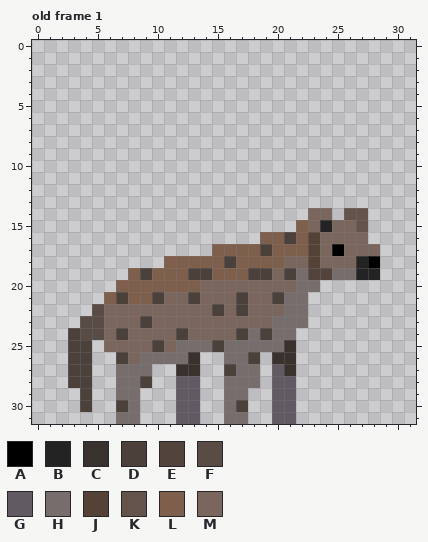
Edited in one commit: pixel-art file (Aseprite files/Hyena.aseprite). That is the earlier state.
32x32 pixels, 1 frame. Colours within 5 levels of each other are drawn and written as one. Shown: old frame 1. The commit also changed other frames, which this record leaves out.
Palette (. is transparent): A #000000  B #232323  C #38312d  D #4c403b  E #52443c  F #594c45  G #625a63  H #766d6c  J #544236  K #63534a  L #7e5f4c  M #7a665c
Pixels before, old frame 1, first column x 3:
14 ....................MM.KK.
15 ...................LMBMMK.
16 ................LLDLJMMMM.
17 ............LLLLDLLLJMAMMM
18 ........LLLLLDLLLLMMJMMMBA
19 .....LDLLLDDLLLDDMDHEEHHBB
20 ....LLLLLLLMMMMMMMMHH.....
21 ...LDLLDMMDMMMDMMDHH......
22 ..FMMMMMMMMMDMDMMMHH......
23 .FFMMMDMMMMMMMMMMHHH......
24 DFFMDMMMMDMMMMDHDHH.......
25 DD.MMMMDMHHHDHHHHHC.......
26 DD..DMHHHHC..HHD.CC.......
27 DD..HHH..CC..DHH.GC.......
28 DD..HHD..GG..HHH.GG.......
29 .D..HH...GG..HH..GG.......
30 .D..DH...GG..HD..GG.......
31 ....HH...GG..HH..GG.......
New version:
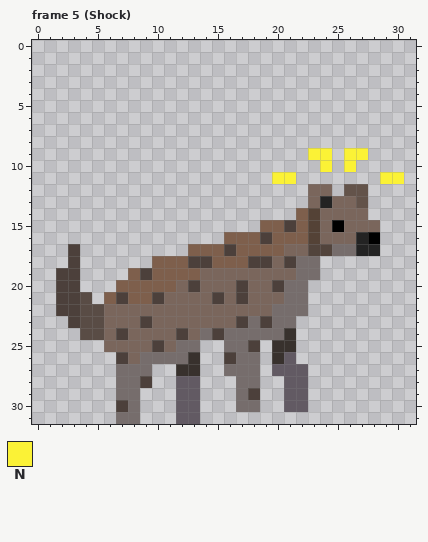
Colours new in this view: N #fbf236
A new or re-ordered frame is compared with the old frame closest to it.
Edits made:
frames 1 -> 18
Frame 5 (Shock) is new; against old frame 1:
y 9: x 23..24 .. -> NN; x 26..27 .. -> NN
y 10: x 24 . -> N; x 26 . -> N
y 11: x 20..21 .. -> NN; x 29..30 .. -> NN
y 12: x 23..24 .. -> MM; x 26..27 .. -> KK
y 13: x 23..27 ..... -> MBMMK
y 14: x 22..23 .M -> LJ; x 25..27 .KK -> MMM
y 15: x 19..21 ... -> LLD; x 23..25 MBM -> JMA; x 27..28 K. -> MM
y 16: x 16..19 ...L -> LLLD; x 21 D -> L; x 27..28 M. -> BA
y 17: x 3 . -> D; x 13..14 .. -> LL; x 16 L -> D; x 19 D -> L; x 21..28 LLJMAMMM -> MMEEHHBB
y 18: x 3 . -> D; x 10 . -> L; x 13..14 LL -> DD; x 16 D -> L; x 18..28 LLLMMJMMMBA -> DDMDHH.....
y 19: x 2..3 .. -> DD; x 13..19 DDLLLDD -> LMMMMMM; x 21 D -> M; x 23..28 EEHHBB -> H.....
y 20: x 2..3 .. -> DD; x 12..13 LL -> MD; x 17 M -> D; x 20..21 MM -> DH; x 23 H -> .
y 21: x 2..4 ... -> DDF; x 13 D -> M; x 15 M -> D; x 20 D -> M
y 22: x 2..4 ... -> DDF; x 15 D -> M; x 17 D -> M; x 20 M -> H
y 23: x 3 . -> D; x 17..19 MMM -> DHD; x 22 H -> .
y 24: x 3 D -> .; x 14..17 MMMD -> HDHH; x 19 D -> H; x 21 H -> C
y 25: x 3..4 DD -> ..; x 14..15 HD -> ..; x 18..20 HHH -> D.C
y 26: x 3..4 DD -> ..; x 16 H -> D; x 18 D -> H; x 21 C -> G
y 27: x 3..4 DD -> ..; x 16 D -> H; x 21..22 C. -> GG
y 28: x 3..4 DD -> ..; x 16 H -> .; x 20 G -> .; x 22 . -> G
y 29: x 4 D -> .; x 16 H -> .; x 18 . -> D; x 20 G -> .; x 22 . -> G
y 30: x 4 D -> .; x 16..18 HD. -> .HH; x 20 G -> .; x 22 . -> G
y 31: x 16..17 HH -> ..; x 20..21 GG -> ..
Pixel boxes of the changes (left, top, right, bottom) in both pictures:
changed: (152, 148, 404, 424)
changed: (56, 244, 92, 412)
